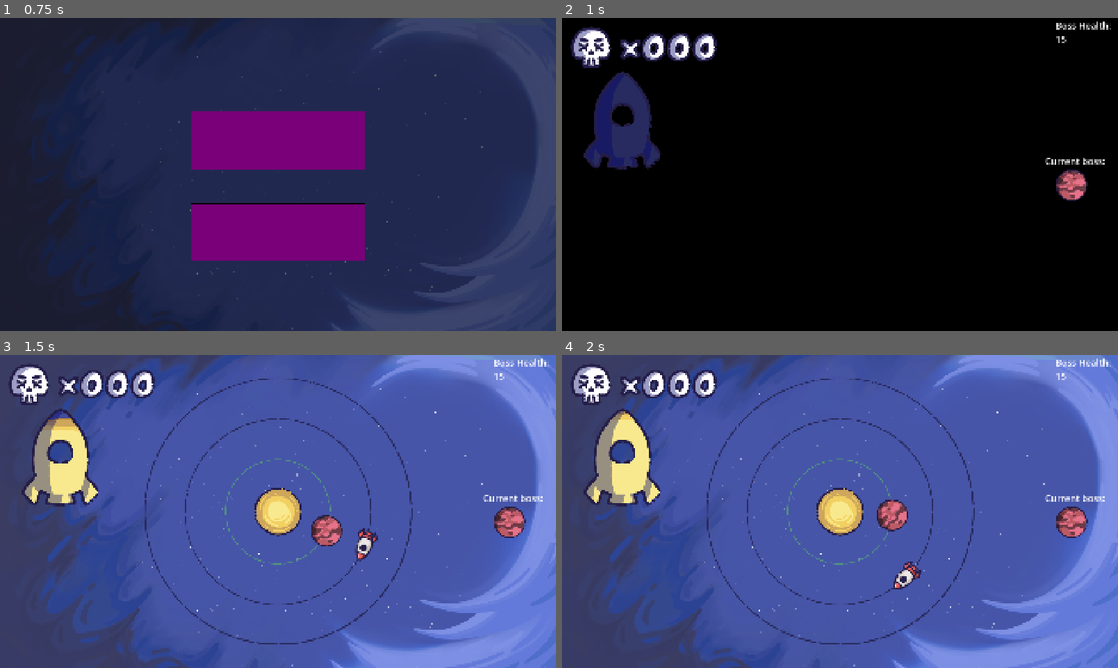
Above: before the commit, frames 1-4 (two rows, left to right).
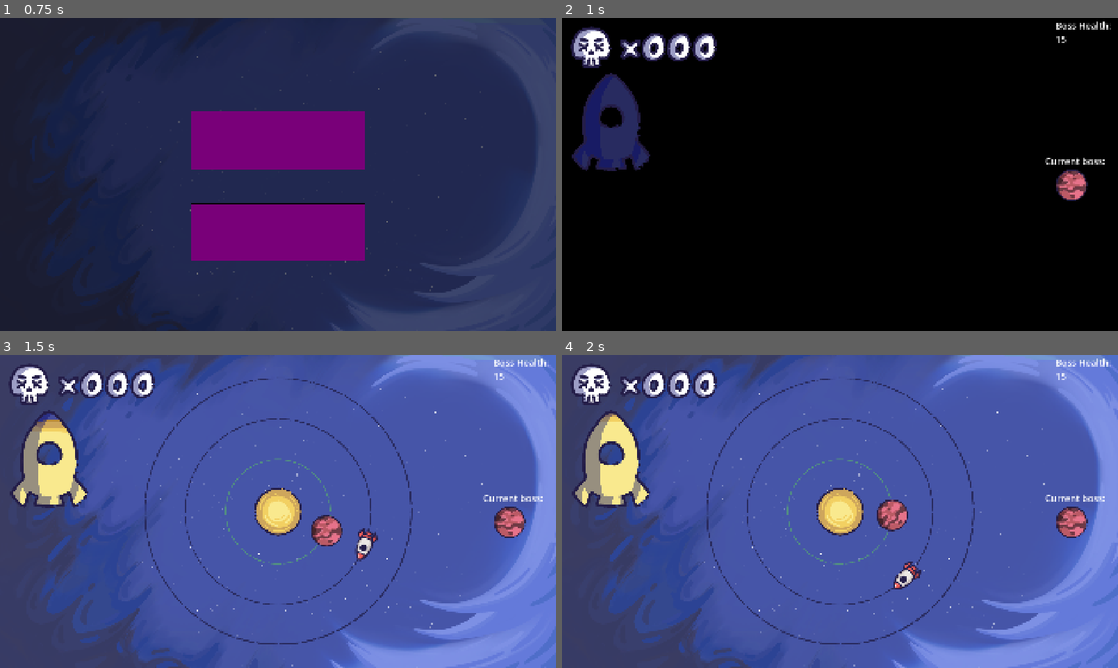
Above: after the commit, the same moments.

Repository: CookieFinder23/YGDA-Fall-Game-Jam-2026
Game: Godot game, scene res://ui/title_screen/title_screen.tscn
Two runs of this game, one before a commit and one after it. Both use one fixed random seed, a clock stepped at 60 frames per second and the inputs below. Sound files missing from this copy of the repository are replaced by a short silence.
Inputs (mouse positions are in pixels of both pictures, inside the frame that each line leads up to):
- Up to frame 1 (0.75 s): click (278, 140) at 0.5 s
- Up to frame 2 (1 s): no input
- Up to frame 3 (1.5 s): hold D (right) from 1.28 s (still down)
- Up to frame 4 (2 s): keep holding D (right)

Frame 1 is identical in both runs. In frame 2, 2.0% of the frame differs, in the area x 1-18%, y 17-49%; in frame 3, 2.7%; in frame 4, 2.7%.

Commit message:
thingything

Diff:
--- /dev/null
+++ b/fall-game-jam-2026/level/make_white.gdshader
@@ -0,0 +1,10 @@
+shader_type canvas_item;
+
+uniform bool yah_or_nah;
+
+void fragment() {
+	if(yah_or_nah)
+	{
+		COLOR = vec4(1, 1, 1, COLOR.a);
+	}
+}
--- a/fall-game-jam-2026/level/world.gd
+++ b/fall-game-jam-2026/level/world.gd
@@ -52,6 +52,10 @@
 		if not boss_found and child.find_child("BaseBoss"):
 			boss_found = true
 		position_orbiting_object(child)
+		if child is Sprite2D or child is AnimatedSprite2D:
+			child.modulate.v = 1
+		if child.get_parent() is Sprite2D or child.get_parent() is AnimatedSprite2D:
+			child.get_parent().modulate.v = 1
 	if not boss_found:
 		GameState.fast_ring = -1
 	if $Orbiting/Player/Hitbox.has_overlapping_areas():
@@ -82,8 +86,16 @@
 	obj2.can_collide = false
 	if is_instance_of(obj1, Player):
 		obj2.health -= 1
+		if obj2.get_parent() is Sprite2D or obj2.get_parent() is AnimatedSprite2D:
+			obj2.get_parent().modulate.v = 100000
+		if obj2.get_parent().get_parent() is Sprite2D or obj2.get_parent().get_parent() is AnimatedSprite2D:
+			obj2.get_parent().get_parent().modulate.v = 100000
 	elif is_instance_of(obj2, Player):
 		obj1.health -= 1
+		if obj1.get_parent() is Sprite2D or obj1.get_parent() is AnimatedSprite2D:
+			obj1.get_parent().modulate.v = 100000
+		if obj1.get_parent().get_parent() is Sprite2D or obj1.get_parent().get_parent() is AnimatedSprite2D:
+			obj1.get_parent().get_parent().modulate.v = 100000
 	else:
 		SFX.play(SFX.Id.ENEMY_BOUNCE)
 	var obj1_base_speed = obj1.SPEED if "SPEED" in obj1 else obj1.speed
--- a/fall-game-jam-2026/level_object/orbiting_object.gd
+++ b/fall-game-jam-2026/level_object/orbiting_object.gd
@@ -19,6 +19,10 @@
 	if ring_pos > 2 * PI:
 		ring_pos -= 2 * PI
 
+func flash():
+	if is_instance_of(self, Sprite2D):
+		CanvasModulate
+
 func _physics_process(delta: float) -> void:
 	if between_ring_progress > 0 and between_ring_progress < 1.0:
 		between_ring_progress += delta * MOVE_BETWEEN_RING_SPEED
--- a/fall-game-jam-2026/ui/hud/hud.tscn
+++ b/fall-game-jam-2026/ui/hud/hud.tscn
@@ -29,7 +29,7 @@
 script = ExtResource("1_xmswo")
 
 [node name="HealthBar" parent="." unique_id=436221617 instance=ExtResource("2_4d6w6")]
-position = Vector2(209, 353)
+position = Vector2(170, 359)
 
 [node name="BossHealth" type="Label" parent="." unique_id=1256404677]
 layout_mode = 0
Not shown, added: fall-game-jam-2026/level/make_white.gdshader.uid
